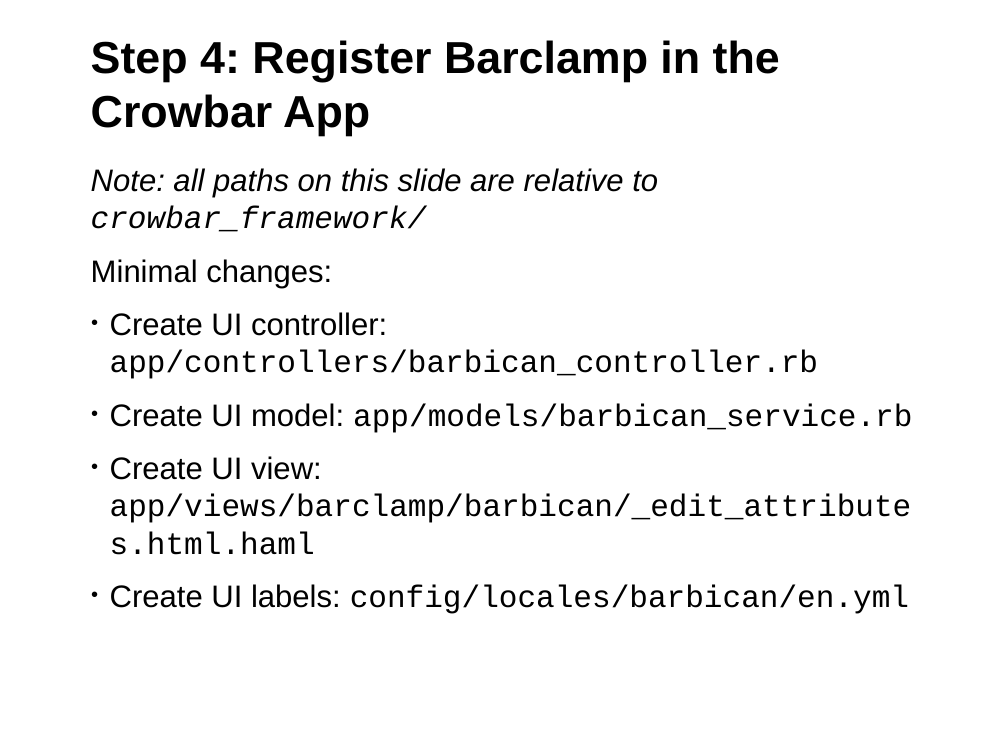
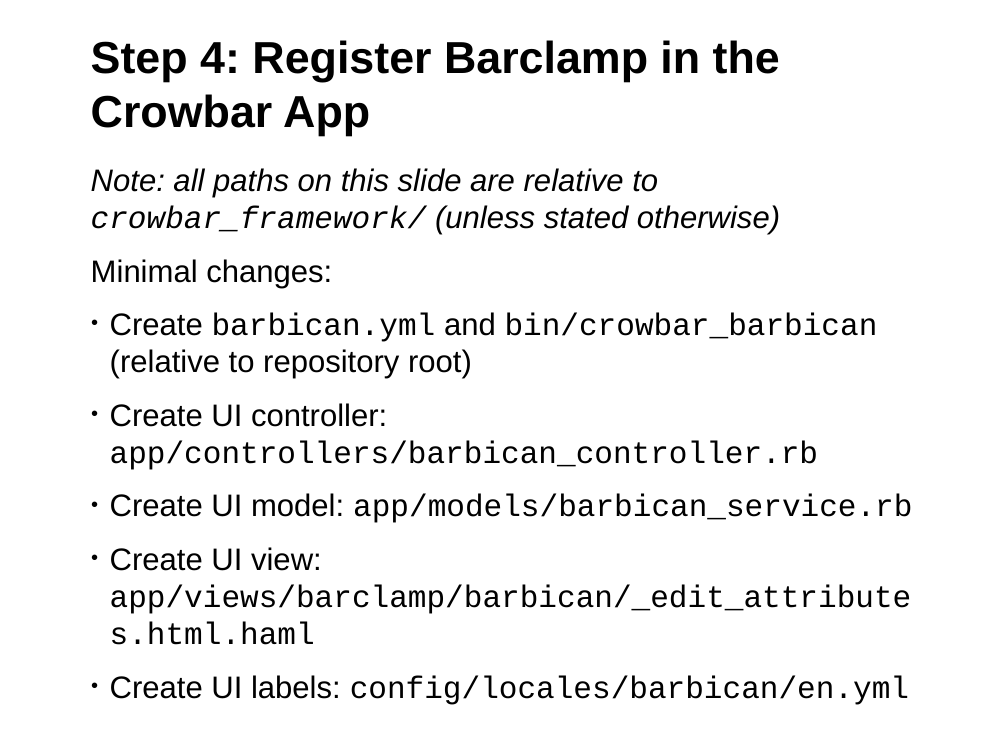
Before and after one commit to jgrassler/talks, a slide deck: slide 23 of crowbar-101/presentation.odp. Drawn at 1008x756 pixels with LibreOffice and Linux fonts; fonts in the diff are those of the drawing; background and template pictures are left out. Boxes give left, top, right and bottom in pixels: in the first picture for what was removed or moved away, otherwise in the second. Text is boxed around its words. In the diff, an @@ line names an element or a change of style, - is before the commit and + after.

Commit message:
Added some final tweaks to crowbar-101.

```diff
--- a/crowbar-101/presentation.odp
+++ b/crowbar-101/presentation.odp
@@ text at <box>91,168,780,235</box>: text changed @@
-Note: all paths on this slide are relative to crowbar_framework/
+Note: all paths on this slide are relative to crowbar_framework/ (unless stated otherwise)
@@ text at <box>110,312,878,379</box>: paragraph added @@
+• Create barbican.yml and bin/crowbar_barbican (relative to repository root)
```
Also in this commit, not shown: 2 other slides changed, 3 other files.
